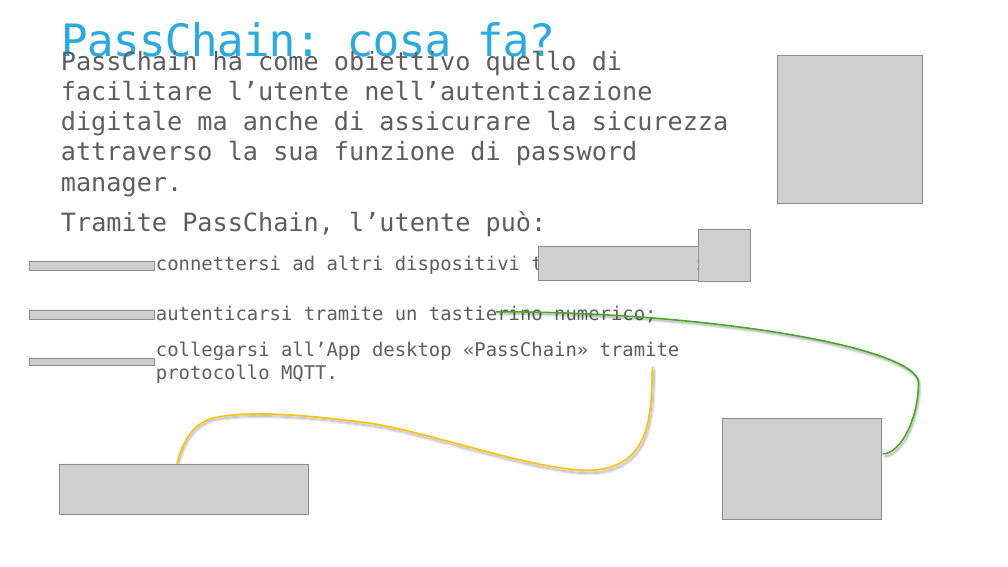
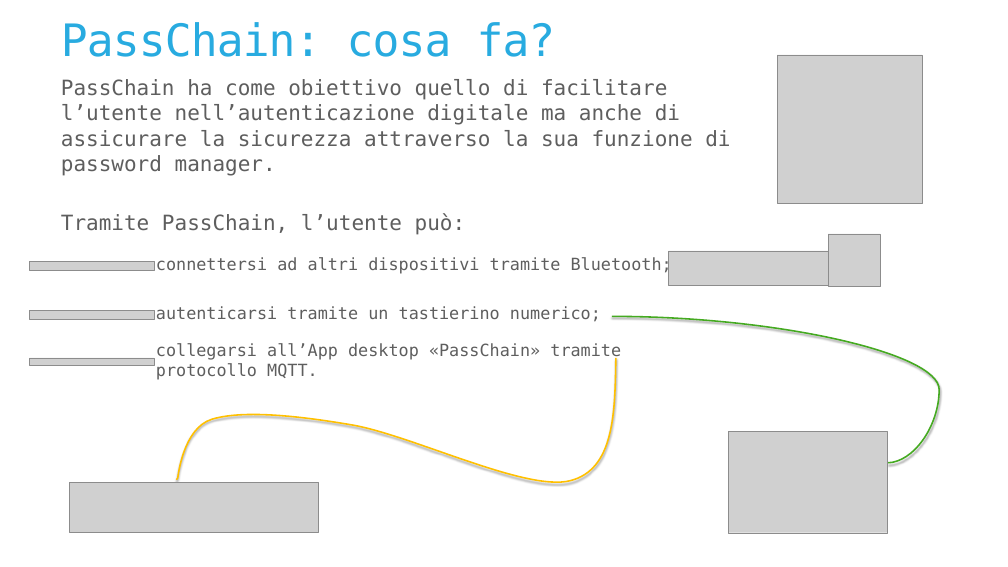
Before and after one commit to Alberto-00/Progetto-IoT, a slide deck: slide 4 of Presentation/TemplateIoT.pptx. Drawn at 1008x567 pixels with LibreOffice and Linux fonts; fonts in the diff are those of the drawing; grey boxes stand for pictures; background and template pictures are left out. Boxes give left, top, right and bottom in pixels: in the first picture for what was removed or moved away, otherwise in the second. Text is boxed around its words. In the diff, an @@ line names an element or a change of style, - is before the commit and + after.

```diff
--- a/Presentation/TemplateIoT.pptx
+++ b/Presentation/TemplateIoT.pptx
@@ text "PassChain ha come obiettivo quello ..." at (x1=61, y1=79, x2=730, y2=176): size 48 to 40 pt @@
@@ text "Tramite PassChain, l’utente può:" at (x1=61, y1=213, x2=466, y2=235): size 48 to 40 pt @@
@@ picture moved from (x1=698, y1=229, x2=750, y2=281) to (x1=828, y1=234, x2=880, y2=286) @@
@@ picture moved from (x1=538, y1=246, x2=698, y2=280) to (x1=669, y1=251, x2=828, y2=286) @@
@@ curved line moved from (496, 312) - (883, 454) to (612, 316) - (887, 463) @@
@@ size 36 to 32 pt in 3 elements at (x1=156, y1=256, x2=672, y2=274), (x1=156, y1=306, x2=601, y2=322), (x1=156, y1=343, x2=621, y2=380) @@
@@ freeform shape resized from (x1=175, y1=367, x2=652, y2=470) to (x1=177, y1=358, x2=616, y2=482) @@
@@ picture moved from (x1=722, y1=418, x2=881, y2=519) to (x1=728, y1=432, x2=887, y2=533) @@
@@ picture moved from (x1=59, y1=464, x2=308, y2=514) to (x1=69, y1=482, x2=319, y2=533) @@
```
Also in this commit, not shown: 6 other slides changed, 2 slides added, 1 slide removed.
